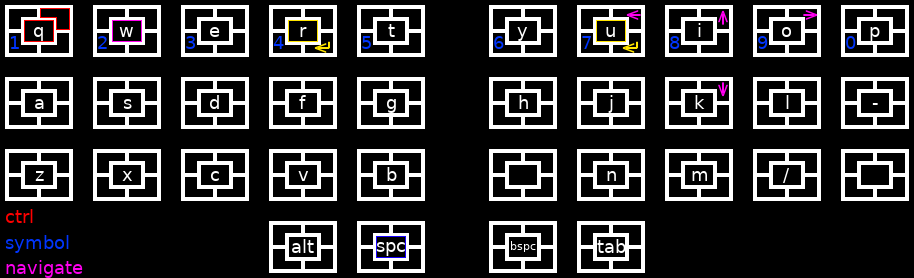
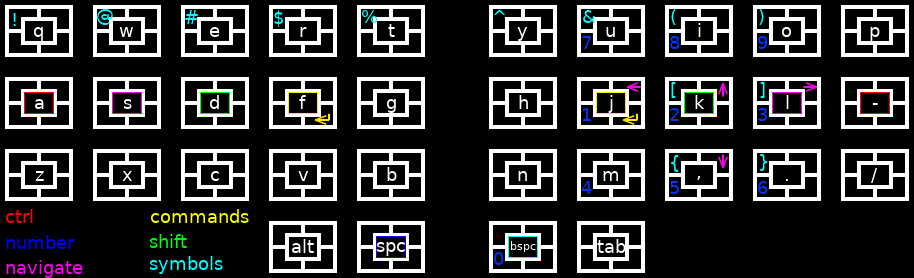
Layered file, before and after one edit (914 x 278). Changes by layer:
renamed "control" to "commands", painted on it over [314, 41, 638, 125]
renamed "symbol" to "numbers", painted on it over [10, 36, 856, 265]
added layer "symbols" above "navigate" over [13, 9, 768, 172]
painted on "navigate" over [39, 8, 818, 169]
painted on "qwerty" over [5, 20, 890, 274]
